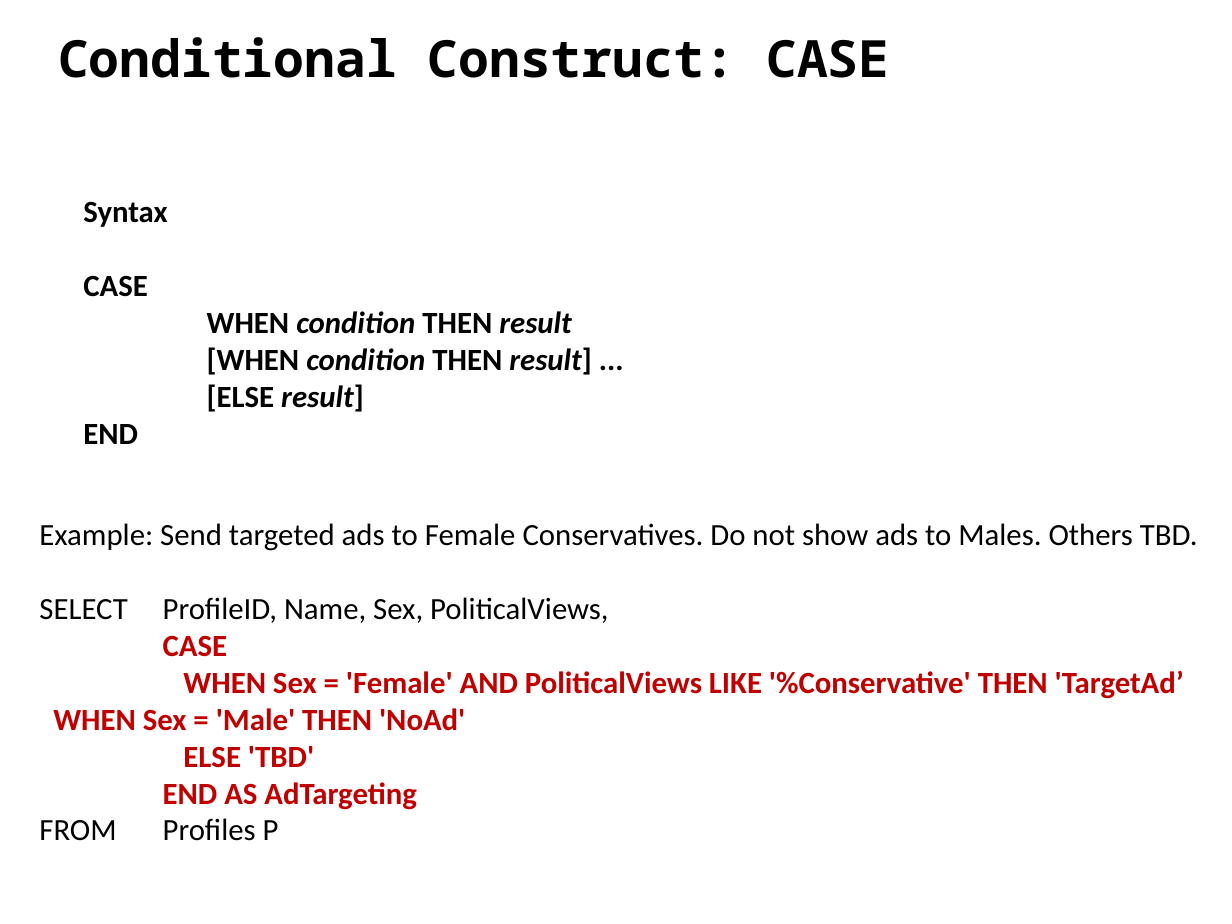
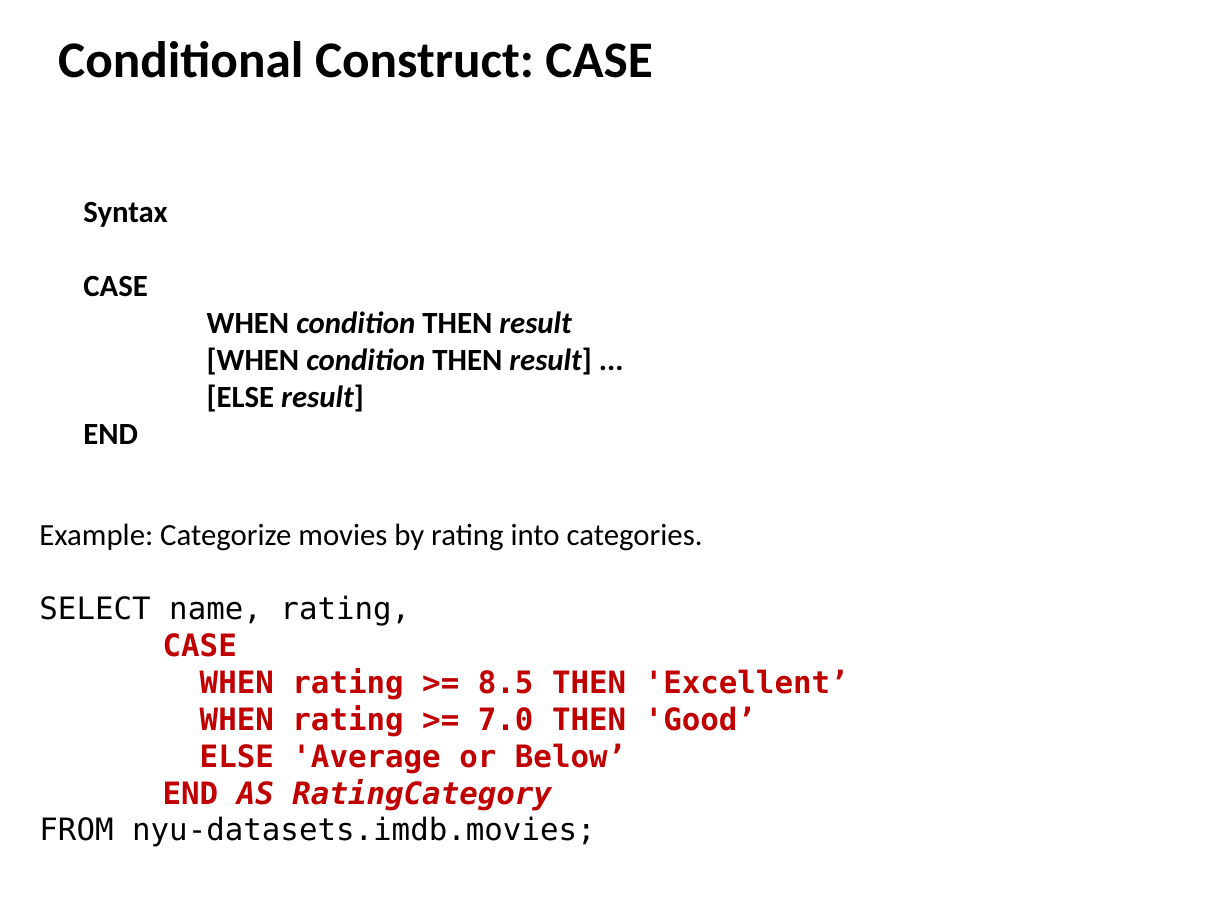
Before and after one commit to ipeirotis/introduction-to-databases, a slide deck: slide 19 of session3/B3-SQL_Filtering.pptx (slide 20 before the commit). Drawn at 1232x924 pixels with LibreOffice and Linux fonts; fonts in the diff are those of the drawing. Boxes give left, top, right and bottom in pixels: in the first picture for what was removed or moved away, otherwise in the second. Text is boxed around its words. In the diff, an @@ line names an element or a change of style, - is before the commit and + after.

```diff
--- a/session3/B3-SQL_Filtering.pptx
+++ b/session3/B3-SQL_Filtering.pptx
@@ text "Conditional Construct: CASE" at (58,41,652,78): font Noto Sans Mono to Calibri @@
@@ text at (39,523,849,847): text changed; font Calibri to DejaVu Sans Mono; text colour #000000 to #C00000; bold on @@
-Example: Send targeted ads to Female Conservatives. Do not show ads to Males. Others TBD.
-SELECT ProfileID, Name, Sex, PoliticalViews,
-CASE
-WHEN Sex = 'Female' AND PoliticalViews LIKE '%Conservative' THEN 'TargetAd’ WHEN Sex = 'Male' THEN 'NoAd'
-ELSE 'TBD'
-END AS AdTargeting
-FROM Profiles P
+Example: Categorize movies by rating into categories.
+SELECT name, rating,
+CASE
+WHEN rating >= 8.5 THEN 'Excellent’
+WHEN rating >= 7.0 THEN 'Good’
+ELSE 'Average or Below’
+END AS RatingCategory
+FROM nyu-datasets.imdb.movies;
```
Also in this commit, not shown: 21 other slides changed, 2 slides added, 3 slides removed.
